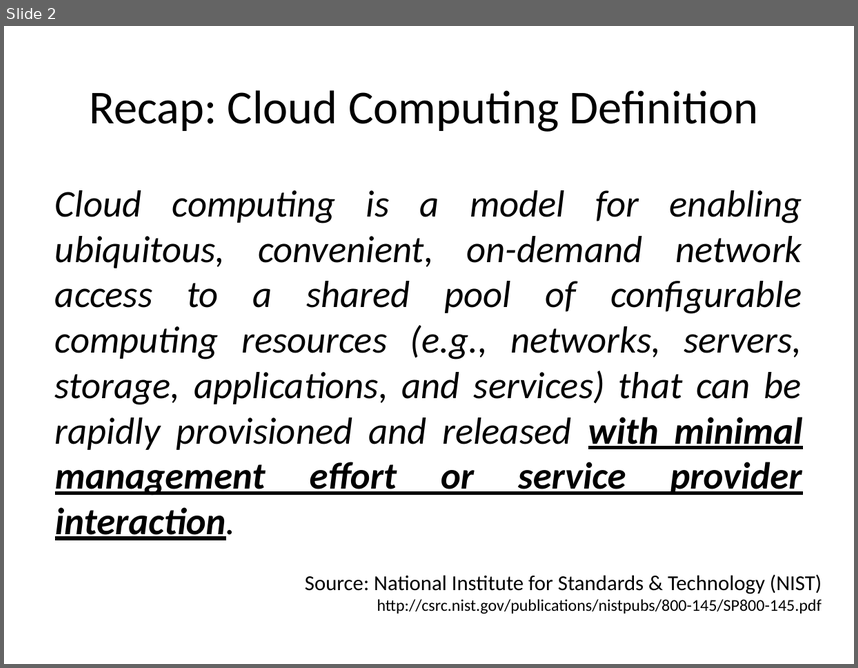
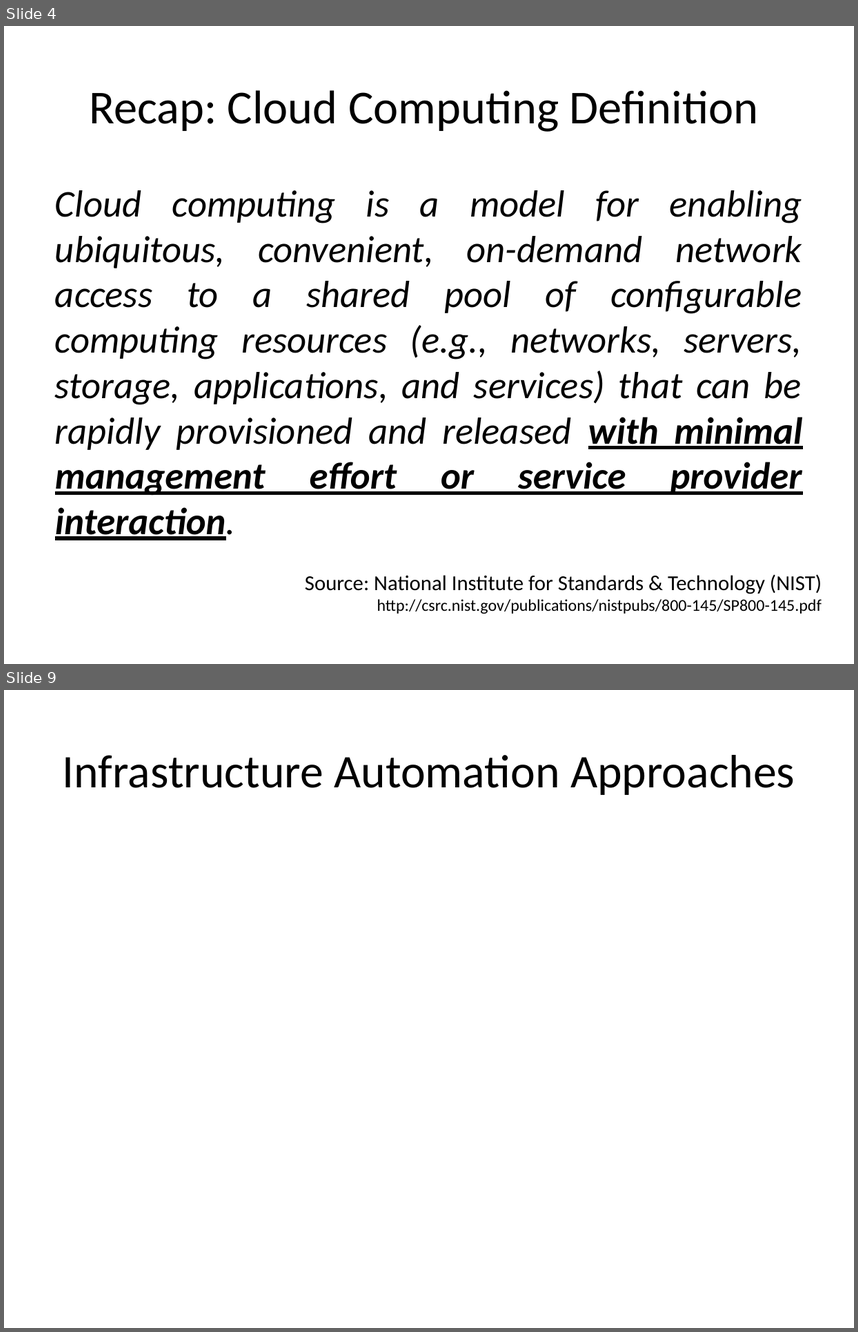
Before and after one commit to Hingo/ansible_meteor, a slide deck: presentation/slide_deck.pptx. Shown one above the other, each under a label of ours: slide 2 before the commit, slides 4 and 9 after it; the slides between them are not shown. The pictures are 858x668 and 858x1332 pixels, drawn with LibreOffice and Linux fonts; fonts in the diff are those of the drawing. Boxes give left, top, right and bottom in pixels: in the first picture for what was removed or moved away, otherwise in the second. Text is boxed around its words. In the diff, an @@ line names an element or a change of style, - is before the commit and + after.

```diff
--- a/presentation/slide_deck.pptx
+++ b/presentation/slide_deck.pptx
@@ slide 9 added at (x1=4, y1=690, x2=854, y2=1328), background #FFFFFF @@
@@ title added at (x1=63, y1=755, x2=795, y2=795), 39.6 pt, text #000000 @@
+Infrastructure Automation Approaches
@@ what was slide 2 is now slide 4 @@
```
Also in this commit, not shown: 4 slides changed, 8 other slides added.
